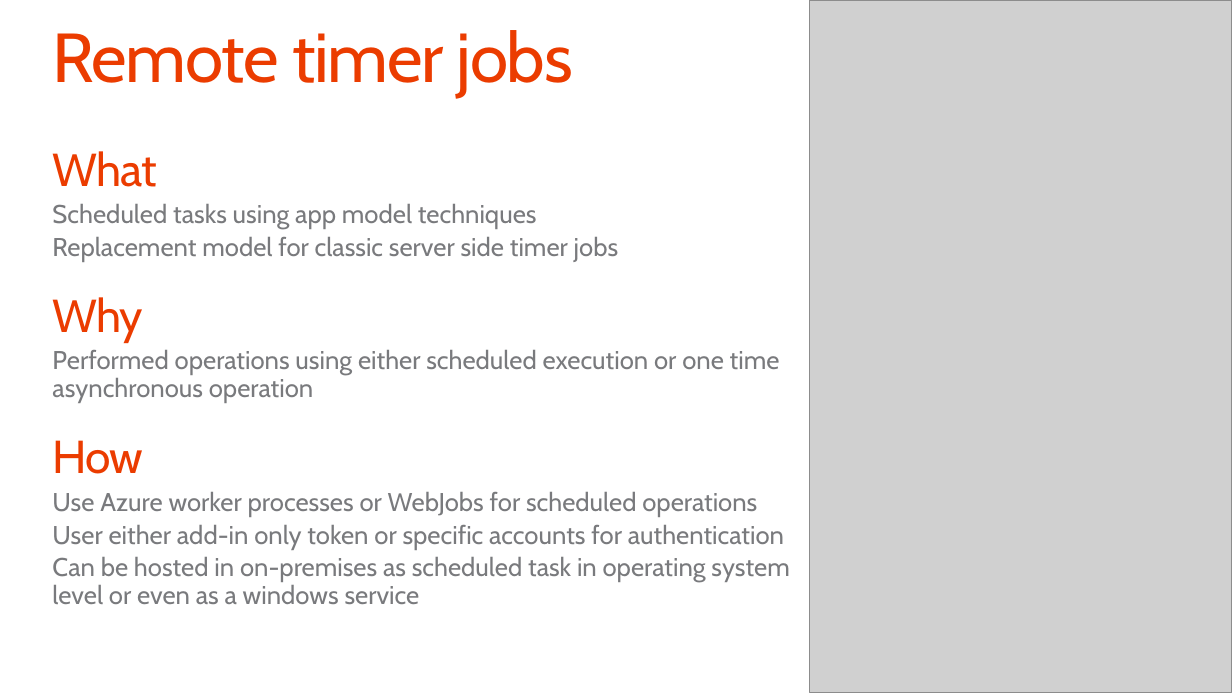
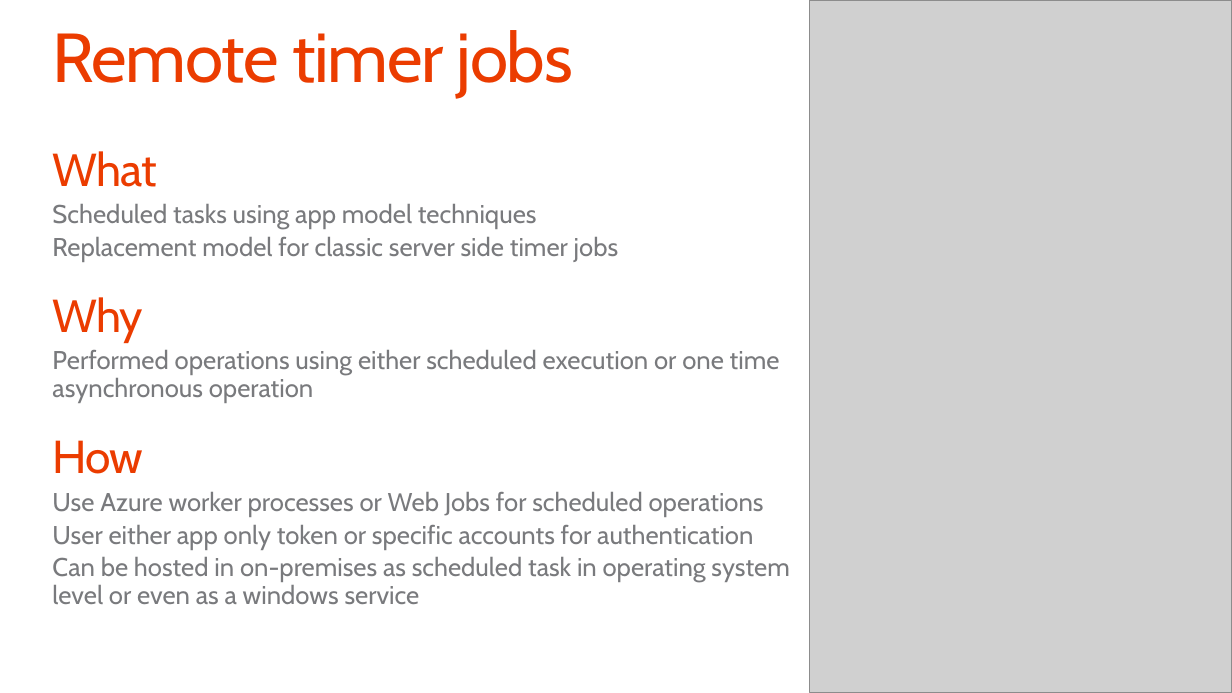
Before and after one commit to fabbbiob/TrainingContent, a slide deck: slide 9 of O3658/05 Using Remote Event Receivers and Remote Timer Jobs/5_RemoteTimersEvents.pptx. Drawn at 1232x693 pixels with LibreOffice and Linux fonts; fonts in the diff are those of the drawing; grey boxes stand for pictures; background and template pictures are left out. Boxes give left, top, right and bottom in pixels: in the first picture for what was removed or moved away, otherwise in the second. Text is boxed around its words. In the diff, an @@ line names an element or a change of style, - is before the commit and + after.

```diff
--- a/O3658/05 Using Remote Event Receivers and Remote Timer Jobs/5_RemoteTimersEvents.pptx
+++ b/O3658/05 Using Remote Event Receivers and Remote Timer Jobs/5_RemoteTimersEvents.pptx
@@ text at [52, 492, 764, 549]: text changed @@
-  Use Azure worker processes or WebJobs for scheduled operations
-  User either add-in only token or specific accounts for authentication
+  Use Azure worker processes or Web Jobs for scheduled operations
+  User either app only token or specific accounts for authentication
```
Also in this commit, not shown: 18 other slides changed, 1 slide added, 1 slide removed, 1 other file.
